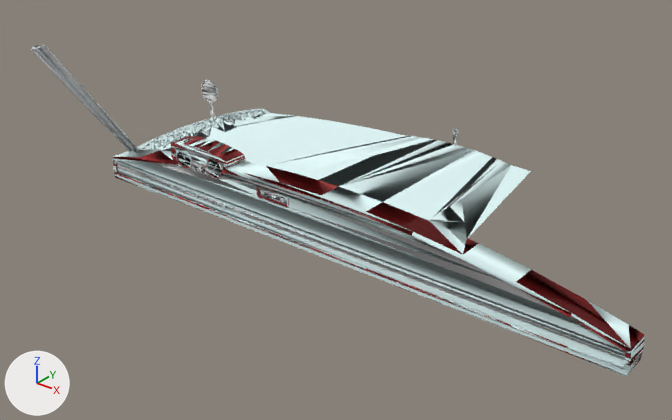
Before and after pictures for a commit that changed the OBJ model Uporabnik/Modeli/Avto.obj.
Camera for both pictures: a camera (50 mm lens) standing at (198.2, -149.1, 99.6) and looking at (72.0, 8.6, 1.9). Arrows for +X, +Y and +Z are at lower left; the lights stay in place. Where no turn or scale is listed for an object, it has been applied to the vertices.

Before the edit, the objects in view are built like this:
```python
me_avto = bpy.data.meshes.new('Avto')
me_avto.from_pydata(...)  # 4105 vertices, 7867 faces, 44 loose edges; spans x -3.0..150.0, y -21.0..57.0, z -6.0..36.0
me_avto.materials.append(mat_leather_red_brown)  # picture img_leather_red_brown_jpg
me_avto.materials.append(mat_color_h01)  # white #e7ffff
me_avto.materials.append(mat_color_m04)  # light grey #c5c5c5
me_avto.materials.append(mat_color_m01)  # white #f2f2f2
me_avto.materials.append(mat_color_m02)  # light grey #e4e4e4
me_avto.materials.append(mat_backcolor)  # light grey #d2dade
me_avto.materials.append(mat_frontcolor)  # white #ffffff
me_avto.materials.append(mat_mirror_02)  # its picture is missing
me_avto.materials.append(mat_m_0131_silver)  # light grey #e1e1e1
me_avto.materials.append(mat_color_m09)  # black #000000
me_avto.materials.append(mat_color_m08)  # dark grey #606060
me_avto.materials.append(mat_color_l06)  # pink #e700a8
ob_avto = bpy.data.objects.new('Avto', me_avto)
ob_avto.location = (0.0, 0.0, 0.0)
```
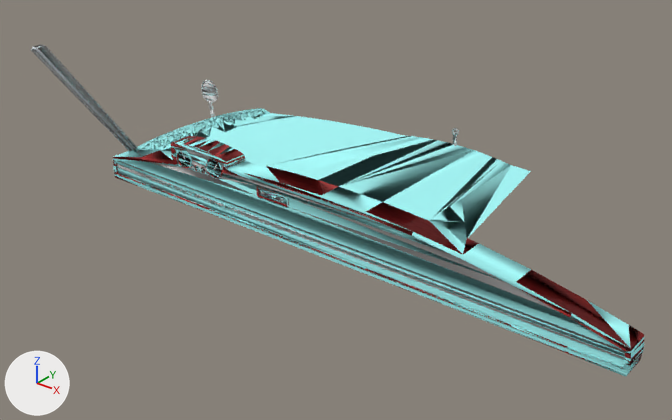
Location of each change, (x1, y1, x2, y2) in pixels of the pictures (672 x 420 px):
part 1 of me_avto, recoloured (white to cyan)
    both: (113, 108, 644, 377)
part 2 of me_avto, recoloured
    both: (31, 44, 284, 214)

Diff of the bpy script that builds the scene:
```diff
--- a/Uporabnik/Modeli/Avto.obj.py
+++ b/Uporabnik/Modeli/Avto.obj.py
@@ mat_color_h03 @@
+mat_color_h03 = principled_material('Color_H03')
+mat_color_h03.base_color = (0.396, 1.0, 1.0)  # cyan #a9ffff
+mat_color_h03.roughness = 1.0
@@ mat_color_m05 @@
+mat_color_m05 = principled_material('Color_M05')
+mat_color_m05.base_color = (0.447, 0.447, 0.447)  # grey #b2b2b2
+mat_color_m05.roughness = 1.0
@@ mat_color_m00 @@
+mat_color_m00 = principled_material('Color_M00')
+mat_color_m00.base_color = (1.0, 1.0, 1.0)  # white #ffffff
+mat_color_m00.roughness = 1.0
@@ me_avto @@
 me_avto.from_pydata(...)  # 4105 vertices, 7867 faces, 44 loose edges; spans x -3.0..150.0, y -21.0..57.0, z -6.0..36.0
 # used by ob_avto; location = (0.0, 0.0, 0.0)
+# me_avto part 1: all 6148 faces that had it switch from mat_color_h01 (white #e7ffff) to mat_color_h03 (cyan #a9ffff)
+# me_avto part 2: 279 of the faces centred in x 0.0..63.0, y -21.0..6.0, z -3.0..36.0 switch from mat_color_m01 (white #f2f2f2) to mat_color_m05 (grey #b2b2b2)
 me_avto.materials.append(mat_leather_red_brown)
@@ me_avto @@
 me_avto.materials.append(mat_color_l06)
+me_avto.materials.append(mat_color_m00)  # white #ffffff
```
